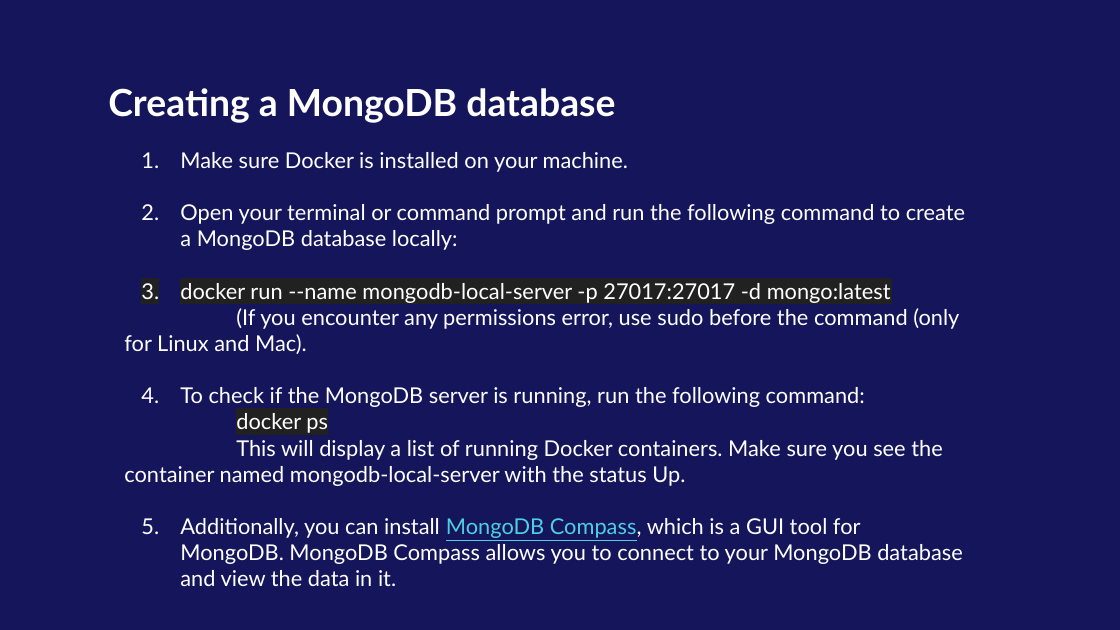
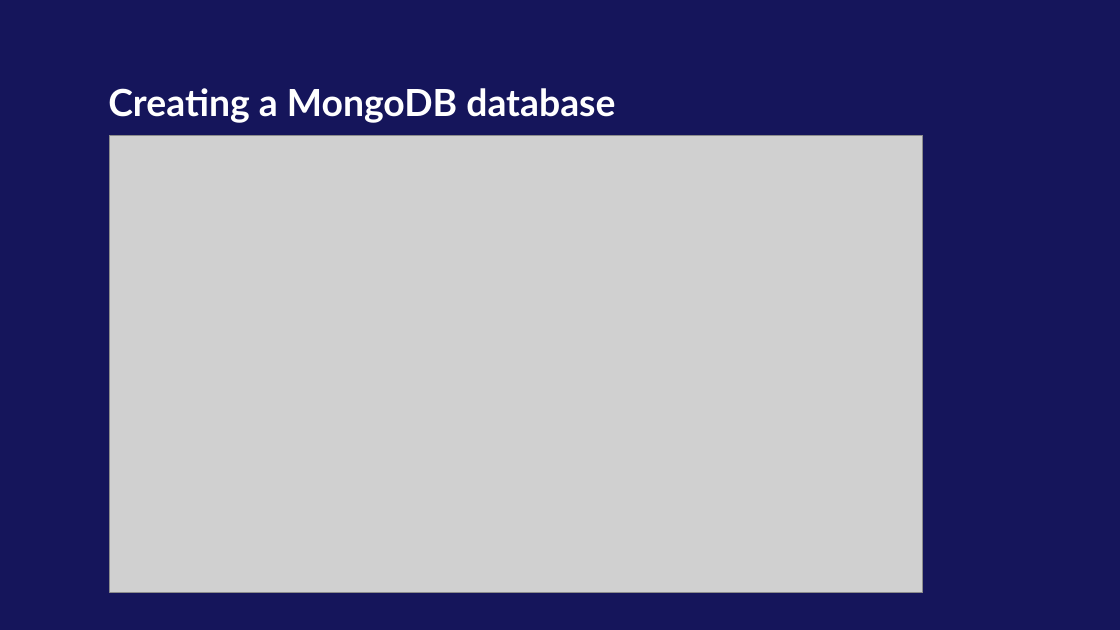
Before and after one commit to kaiz16/onsite-backend-development, a slide deck: slide 13 of Week-1/Day-3/Backend - Day 3 - Introduction to Databases (NoSQL).pptx. Drawn at 1120x630 pixels with LibreOffice and Linux fonts; fonts in the diff are those of the drawing; grey boxes stand for pictures; background and template pictures are left out. Boxes give left, top, right and bottom in pixels: in the first picture for what was removed or moved away, otherwise in the second. Text is boxed around its words. In the diff, an @@ line names an element or a change of style, - is before the commit and + after.

```diff
--- a/Week-1/Day-3/Backend - Day 3 - Introduction to Databases (NoSQL).pptx
+++ b/Week-1/Day-3/Backend - Day 3 - Introduction to Databases (NoSQL).pptx
@@ picture added at box(110, 136, 923, 592) @@
@@ title removed at box(124, 152, 965, 586) @@
-1. Make sure Docker is installed on your machine.
-2. Open your terminal or command prompt and run the following command to create a MongoDB database locally:
-3. docker run --name mongodb-local-server -p 27017:27017 -d mongo:latest
-(If you encounter any permissions error, use sudo before the command (only for Linux and Mac).
-1. To check if the MongoDB server is running, run the following command:
-docker ps
-This will display a list of running Docker containers. Make sure you see the container named mongodb-local-server with the status Up.
-1. Additionally, you can install MongoDB Compass, which is a GUI tool for MongoDB. MongoDB Compass allows you to connect to your MongoDB database and view the data in it.
```
Also in this commit, not shown: 2 other slides changed, 2 slides added, 3 other files.
